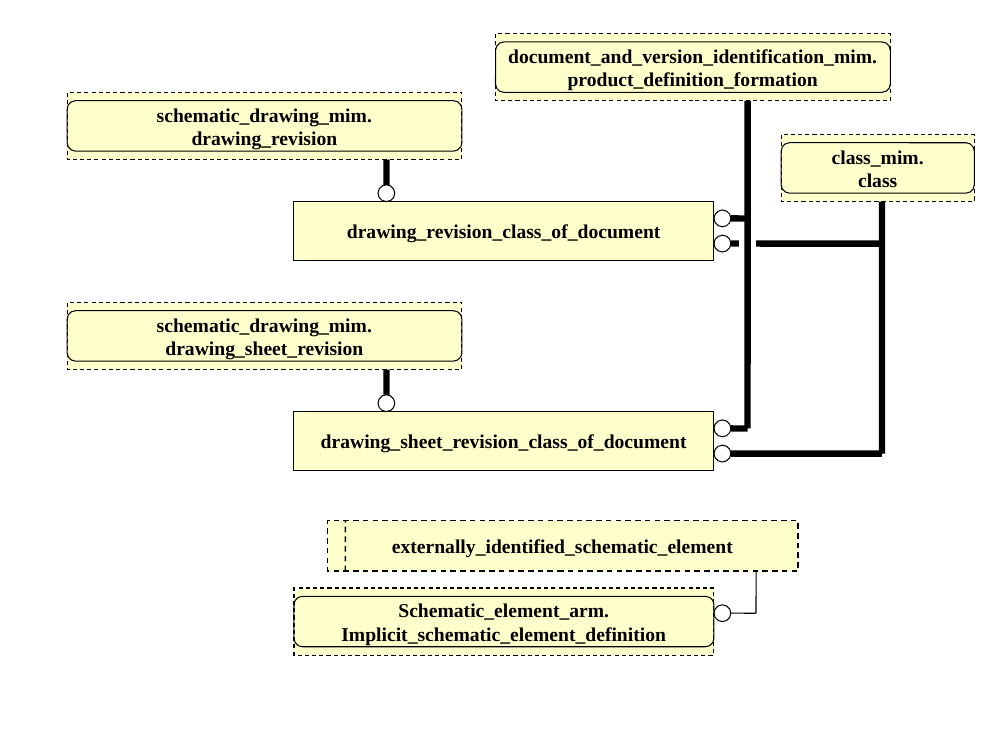
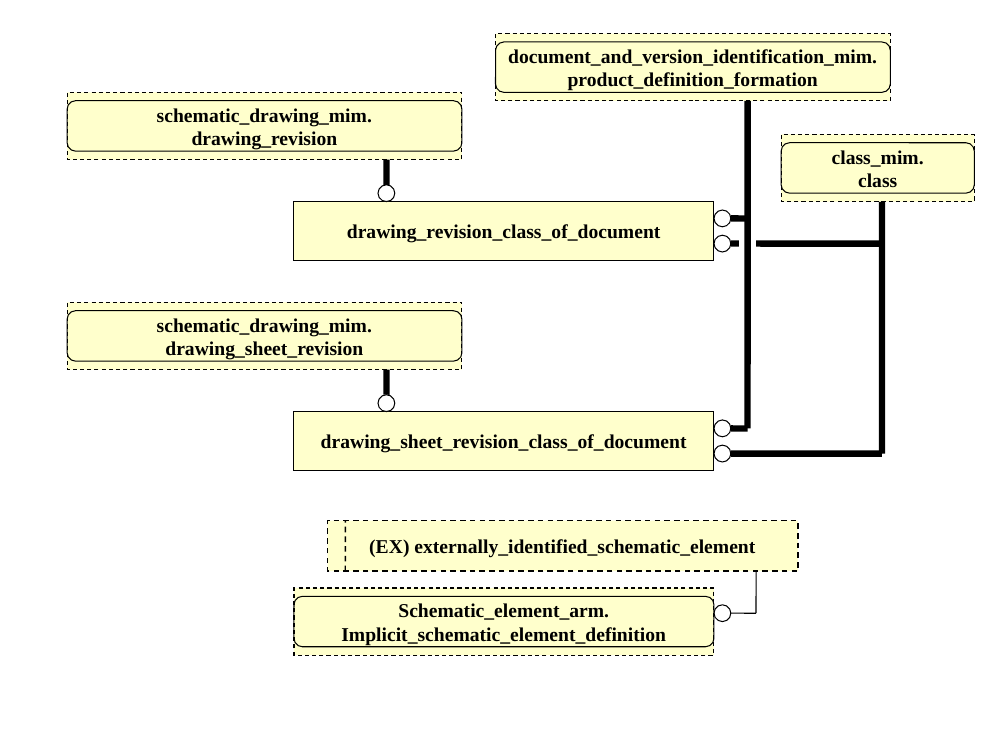
Before and after one commit to starseeker/stepmod_mirror, a slide deck: slide 4 of data/modules/schematic_and_symbolization/schematic_and_symbolization.ppt. Drawn at 1008x756 pixels with LibreOffice and Linux fonts; fonts in the diff are those of the drawing. Boxes give left, top, right and bottom in pixels: in the first picture for what was removed or moved away, otherwise in the second. Text is boxed around its words. In the diff, an @@ line names an element or a change of style, - is before the commit and + after.

Commit message:
minor

```diff
--- a/data/modules/schematic_and_symbolization/schematic_and_symbolization.ppt
+++ b/data/modules/schematic_and_symbolization/schematic_and_symbolization.ppt
@@ text in rectangle at (369,539,755,558): text changed @@
-externally_identified_schematic_element
+(EX) externally_identified_schematic_element
```
Also in this commit, not shown: 1 other slide changed.
